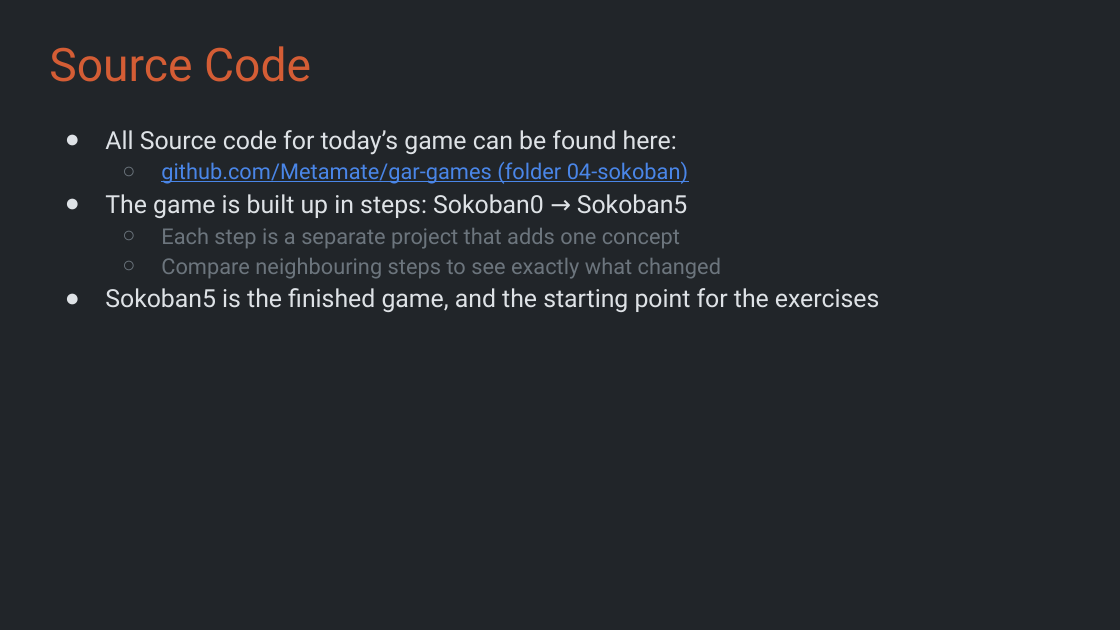
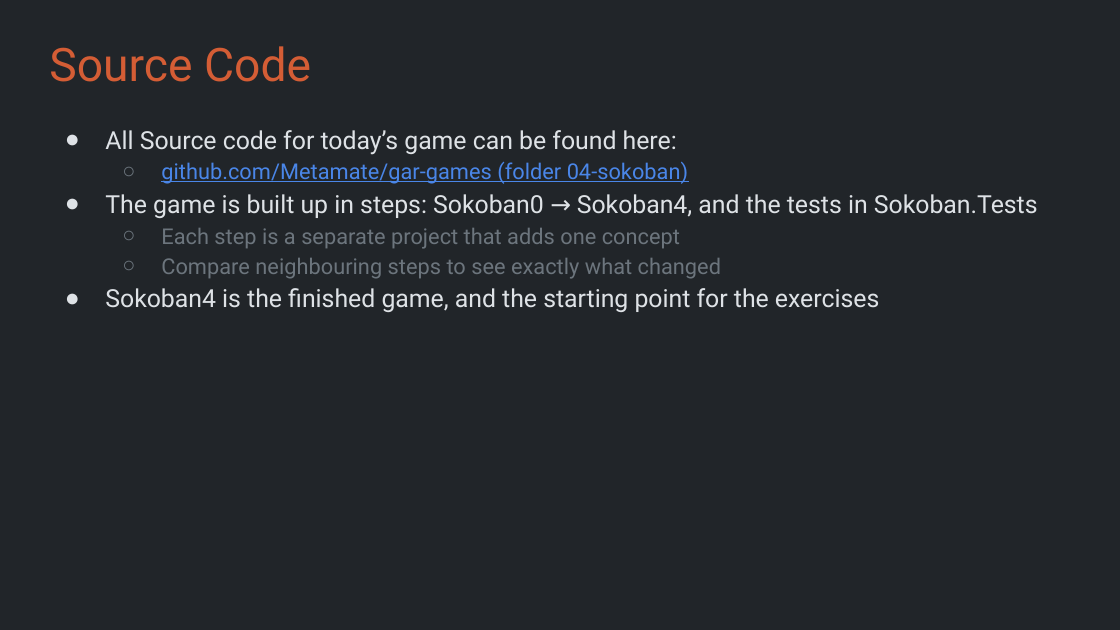
Before and after one commit to Metamate/gar, a slide deck: slide 4 of slides/04 Sokoban.pptx. Drawn at 1120x630 pixels with LibreOffice and Linux fonts; fonts in the diff are those of the drawing. Boxes give left, top, right and bottom in pixels: in the first picture for what was removed or moved away, otherwise in the second. Text is boxed around its words. In the diff, an @@ line names an element or a change of style, - is before the commit and + after.

```diff
--- a/slides/04 Sokoban.pptx
+++ b/slides/04 Sokoban.pptx
@@ text at <box>105,194,1038,218</box>: text changed @@
-● The game is built up in steps: Sokoban0 → Sokoban5
+● The game is built up in steps: Sokoban0 → Sokoban4, and the tests in Sokoban.Tests
@@ text at <box>105,288,879,312</box>: text changed @@
-● Sokoban5 is the finished game, and the starting point for the exercises
+● Sokoban4 is the finished game, and the starting point for the exercises
```
Also in this commit, not shown: 8 other slides changed, 4 slides added, 1 other file.
